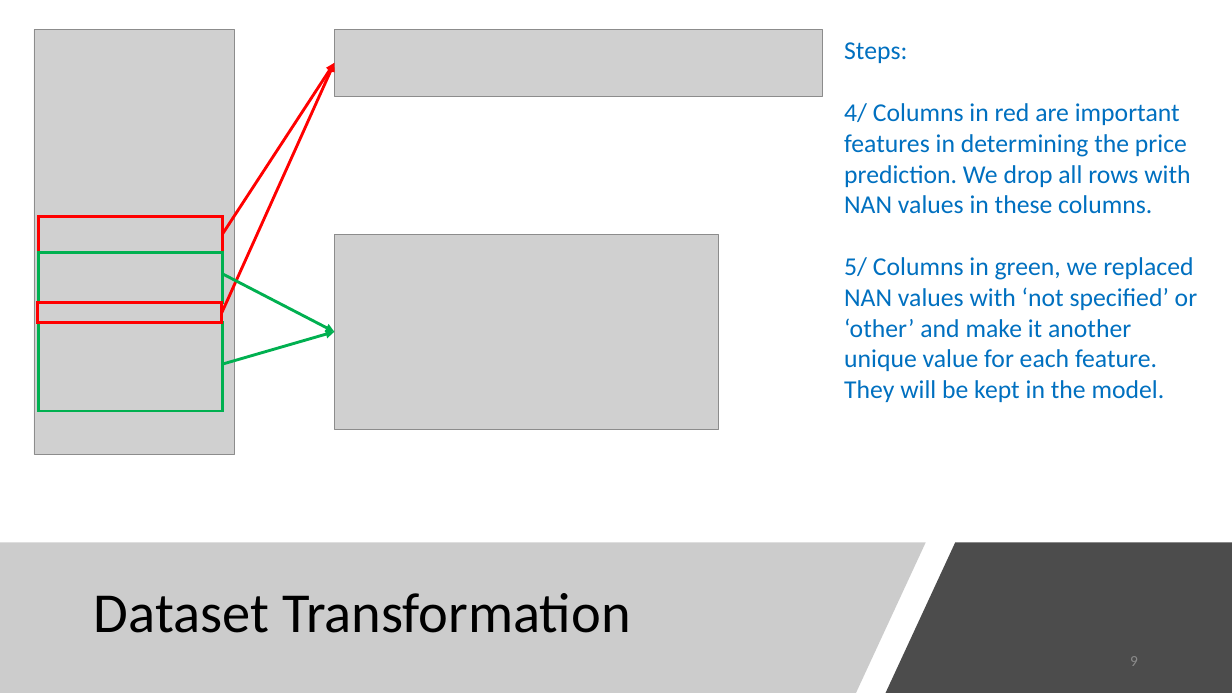
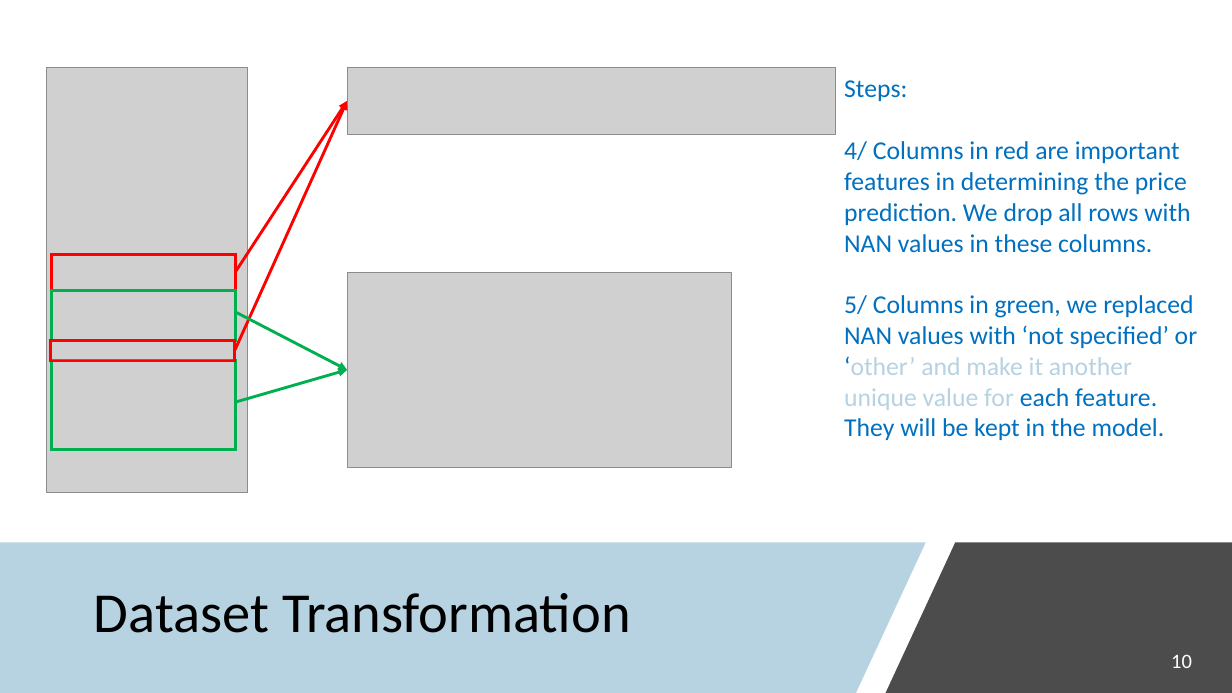
Before and after one commit to Dearsu520/automotive-modeling-project, a slide deck: slide 10 of ETL/Final Project.pptx (slide 9 before the commit). Drawn at 1232x693 pixels with LibreOffice and Linux fonts; fonts in the diff are those of the drawing; grey boxes stand for pictures. Boxes give left, top, right and bottom in pixels: in the first picture for what was removed or moved away, otherwise in the second. Text is boxed around its words. In the diff, an @@ line names an element or a change of style, - is before the commit and + after.

```diff
--- a/ETL/Final Project.pptx
+++ b/ETL/Final Project.pptx
@@ text "Steps:": place and size @@
-text "Steps:" at (844, 42, 1197, 402)
+text "Steps:" at (844, 80, 1197, 440)
@@ 2 arrows, 1 picture, 1 rectangle: place and size @@
-2 arrows, 1 picture, 1 rectangle at (38, 63, 719, 429)
+2 arrows, 1 picture, 1 rectangle at (51, 101, 732, 468)
@@ text at (844, 295, 1197, 440): text colour #0070C0 to #B7D2E1 in "‘other’ and make it another unique value ..." @@
@@ 2 pictures, 1 rectangle, 1 arrow: place and size @@
-2 pictures, 1 rectangle, 1 arrow at (34, 30, 823, 455)
+2 pictures, 1 rectangle, 1 arrow at (47, 67, 836, 493)
@@ 2 rectangles, 1 arrow: place and size @@
-2 rectangles, 1 arrow at (39, 216, 335, 364)
+2 rectangles, 1 arrow at (51, 254, 348, 402)
@@ freeform shape at (0, 543, 926, 693): fill #808080 at 40% opacity to #4C8FB5 at 40% opacity @@
@@ page number at (1171, 654, 1192, 668): text changed; size 12 to 16 pt; text colour #8C8C8C to #FFFFFF @@
-9
+10
```
Also in this commit, not shown: 28 other slides changed, 4 slides added, 3 slides removed.
